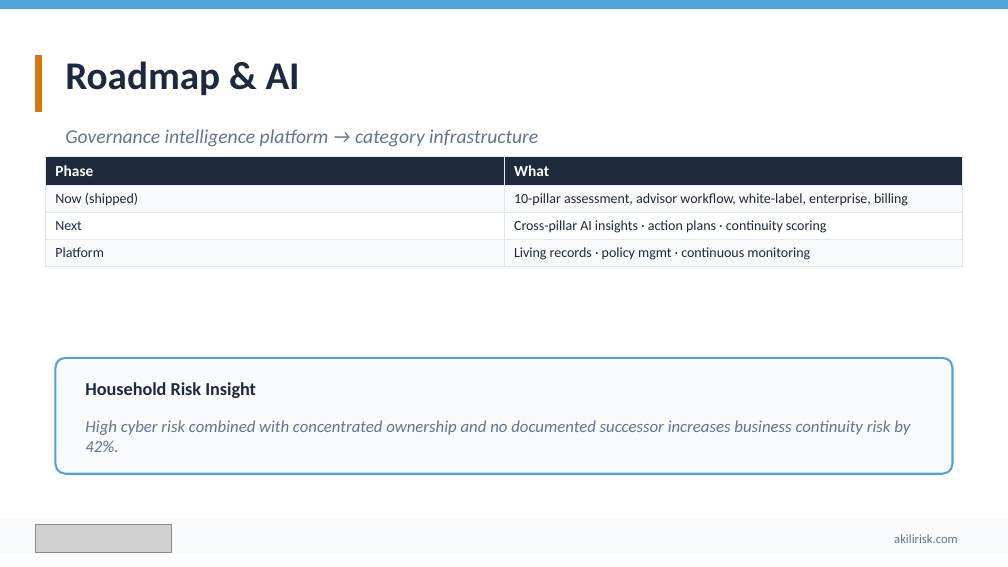
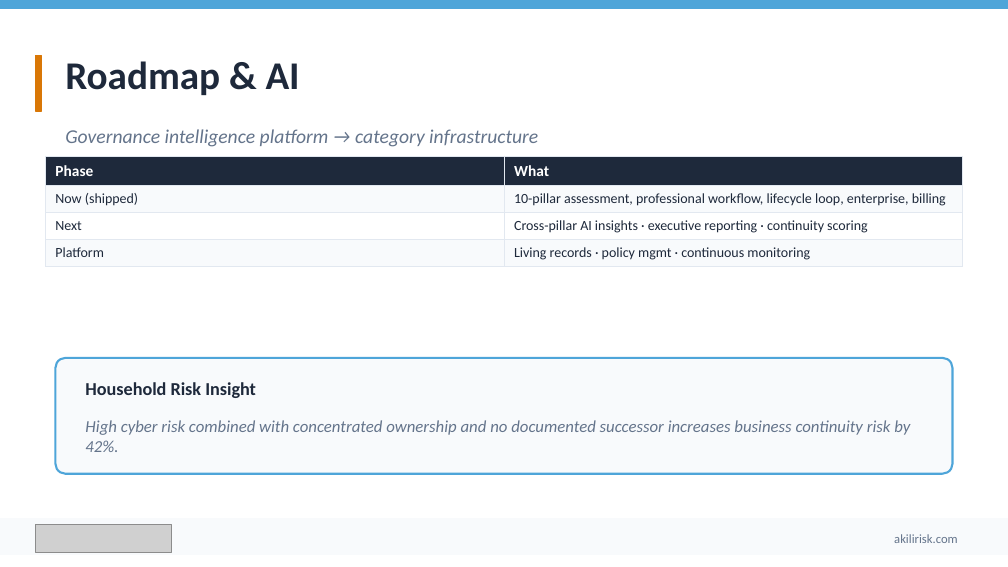
Before and after one commit to ebillyweb/AKILIRisk, a slide deck: slide 13 of docs/pitch-decks/Akili-Investor-Deck.pptx. Drawn at 1008x567 pixels with LibreOffice and Linux fonts; fonts in the diff are those of the drawing; grey boxes stand for pictures. Boxes give left, top, right and bottom in pixels: in the first picture for what was removed or moved away, otherwise in the second. Text is boxed around its words. In the diff, an @@ line names an element or a change of style, - is before the commit and + after.

Commit message:
refactor: update pitch deck content and positioning for professional firms
- Revised the pitch deck to emphasize AKILI as a governance intelligence platform for affluent families and the professional firms that serve them, rather than solely for wealth advisors.
- Updated key messaging across multiple slides to reflect a unified approach to family governance, highlighting the collaborative role of various professionals (CPAs, estate attorneys, etc.) in managing family risk.
- Enhanced descriptions of the product's features and benefits to align with the new positioning, ensuring clarity on the platform's value proposition for both families and professional firms.
- Adjusted the business model and market segmentation to better represent the diverse professional audience and their specific needs.
- Made corresponding updates to related documentation and outreach templates to maintain consistency in messaging.

```diff
--- a/docs/pitch-decks/Akili-Investor-Deck.pptx
+++ b/docs/pitch-decks/Akili-Investor-Deck.pptx
@@ table at (x1=45, y1=156, x2=963, y2=264) @@
-row 2, column 2: 10-pillar assessment, advisor workflow, white-label, enterprise, billing
+row 2, column 2: 10-pillar assessment, professional workflow, lifecycle loop, enterprise, billing
-row 3, column 2: Cross-pillar AI insights · action plans · continuity scoring
+row 3, column 2: Cross-pillar AI insights · executive reporting · continuity scoring
```
Also in this commit, not shown: 11 other slides changed, 19 other files.
